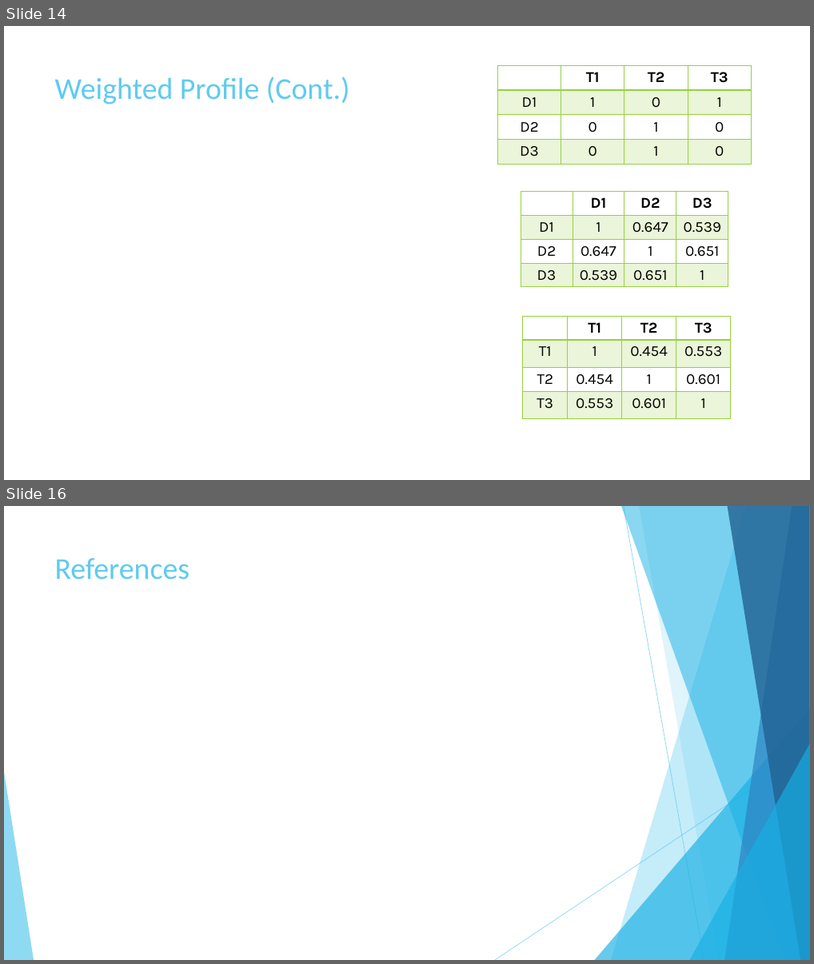
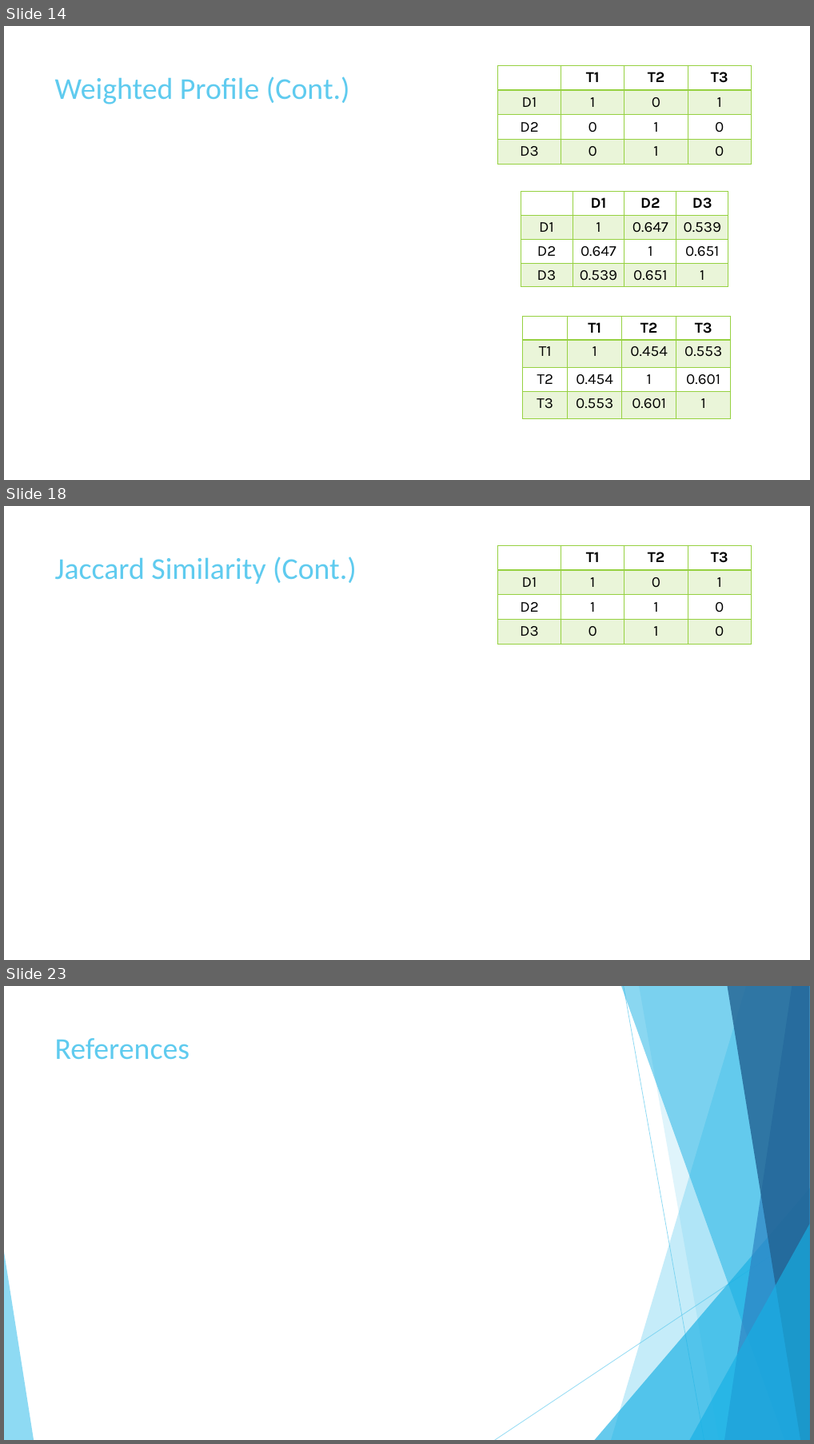
Before and after one commit to AbdullahAlZoabi/Drug-Target-Interaction-Prediction, a slide deck: Drug-Target Interaction Prediction.pptx. Shown one above the other, each under a label of ours: slides 14 and 16 before the commit, slides 14, 18 and 23 after it; the slides between them are not shown. The pictures are 814x964 and 814x1444 pixels, drawn with LibreOffice and Linux fonts; fonts in the diff are those of the drawing; grey boxes stand for pictures. Boxes give left, top, right and bottom in pixels: in the first picture for what was removed or moved away, otherwise in the second. Text is boxed around its words. In the diff, an @@ line names an element or a change of style, - is before the commit and + after.

```diff
--- a/Drug-Target Interaction Prediction.pptx
+++ b/Drug-Target Interaction Prediction.pptx
@@ slide 18 added at <box>4,506,810,960</box>, background #FFFFFF @@
@@ table added at <box>498,546,752,644</box>, 4 rows, 4 columns @@
+ | T1 | T2 | T3
+D1 | 1 | 0 | 1
+D2 | 1 | 1 | 0
+D3 | 0 | 1 | 0
@@ title added at <box>55,556,357,584</box>, 36 pt, text #5FCBEF @@
+Jaccard Similarity (Cont.)
@@ what was slide 16 is now slide 23 @@
```
Also in this commit, not shown: 1 slide changed, 6 other slides added.
